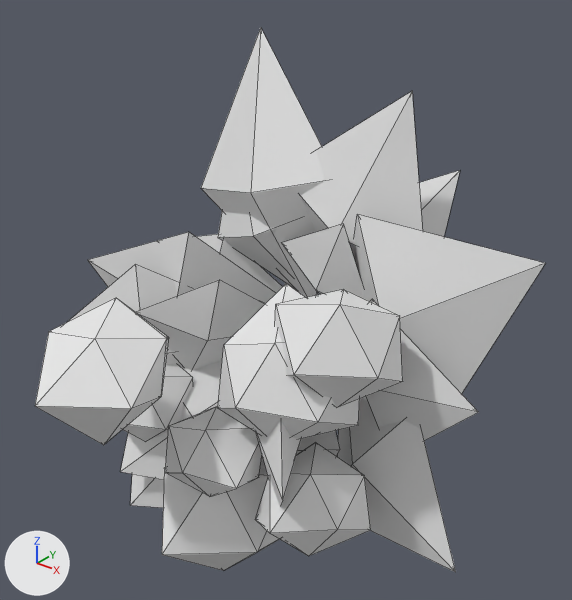
The glTF model assets/glb/hydrangea_11.glb: old version first, new version second.
Rendered twice from a camera (50 mm lens) standing at (0.756, -1.22, 0.69) and looking at (0.038, -0.323, 0.133). Every picture has the same lights, and +X, +Y and +Z are marked at lower left. The first picture is the older version. Mesh edges are drawn as thin lines. Vertices at exactly the same position are counted once.

Before the edit, the objects in view are built like this:
```python
me_blooms = bpy.data.meshes.new('blooms')
me_blooms.from_pydata(...)  # 84 vertices, 140 faces; spans x -0.282..0.301, y -0.721..-0.308, z -0.353..0.241
me_leaves = bpy.data.meshes.new('leaves')
me_leaves.from_pydata(...)  # 132 vertices, 176 faces; spans x -0.41..0.431, y -0.577..-0.116, z -0.495..0.524
ob_blooms = bpy.data.objects.new('blooms', me_blooms)
ob_blooms.location = (0.0, 0.0, 0.0)
ob_leaves = bpy.data.objects.new('leaves', me_leaves)
ob_leaves.location = (0.0, 0.0, 0.0)
```
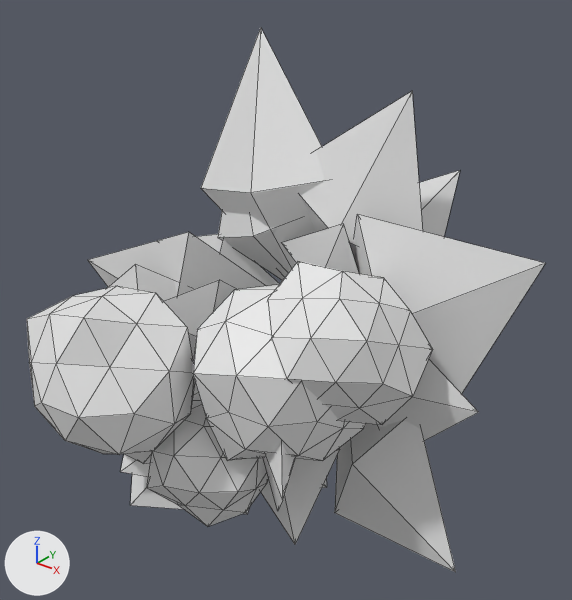
Pixel boxes [x1, y1, x2, y2] of what changed, in the pictures (572 x 600 px):
'blooms', reshaped (10% wider, 8% shorter)
    before: [35, 283, 403, 571]
    after: [27, 261, 433, 527]
part 1 of me_blooms, rebuilt (29% wider, 39% taller)
    before: [275, 289, 403, 407]
    after: [268, 261, 433, 425]
part 2 of me_blooms, rebuilt (25% wider, 15% taller)
    before: [35, 298, 169, 445]
    after: [27, 286, 195, 455]
part 3 of me_blooms, rebuilt
    before: [165, 407, 262, 497]
    after: [147, 393, 269, 527]
part 4 of me_blooms, rebuilt (mostly hidden afterwards)
    before: [123, 364, 193, 441]
    after: [125, 384, 198, 464]
part 5 of me_blooms, rebuilt (22% wider, 13% taller)
    before: [218, 283, 360, 439]
    after: [192, 284, 366, 461]
part 6 of me_blooms, deleted
    before: [255, 443, 371, 556]
part 7 of me_blooms, deleted
    before: [162, 465, 279, 571]

The change, as a diff of the scene's bpy script:
```diff
--- a/assets/glb/hydrangea_11.glb.py
+++ b/assets/glb/hydrangea_11.glb.py
@@ me_blooms @@
 # used by ob_blooms; location = (0.0, 0.0, 0.0)
-me_blooms.from_pydata(...)  # 84 vertices, 140 faces; spans x -0.282..0.301, y -0.721..-0.308, z -0.353..0.241
+me_blooms.from_pydata(...)  # 210 vertices, 400 faces; spans x -0.307..0.329, y -0.71..-0.306, z -0.202..0.264
+# me_blooms part 1: the loose piece of 12 vertices spanning x 0.13..0.301, y -0.523..-0.321, z 0.064..0.241 is rebuilt with 42 vertices and now spans x 0.089..0.329, y -0.536..-0.306, z 0.051..0.264
+# me_blooms part 2: the loose piece of 12 vertices spanning x -0.194..0.025, y -0.721..-0.47, z -0.011..0.175 is rebuilt with 42 vertices and now spans x -0.202..0.05, y -0.71..-0.47, z -0.053..0.207
+# me_blooms part 3: the loose piece of 12 vertices spanning x -0.081..0.104, y -0.548..-0.404, z -0.15..-0.014 is rebuilt with 42 vertices and now spans x -0.092..0.11, y -0.587..-0.372, z -0.187..0.011
+# me_blooms part 4: the loose piece of 12 vertices spanning x -0.282..-0.11, y -0.514..-0.308, z -0.177..-0.018 is rebuilt with 42 vertices and now spans x -0.307..-0.104, y -0.528..-0.319, z -0.202..0.015
+# me_blooms part 5: the loose piece of 12 vertices spanning x 0.046..0.238, y -0.549..-0.359, z -0.016..0.202 is rebuilt with 42 vertices and now spans x 0.015..0.257, y -0.568..-0.331, z -0.047..0.227
+# me_blooms part 6: the loose piece of 12 vertices spanning x 0.096..0.259, y -0.539..-0.362, z -0.195..-0.035 is deleted
+# me_blooms part 7
+# 12 vertices are removed from x -0.142..0.101, y -0.578..-0.313, z -0.353..-0.112
+# 20 faces are deleted
```
